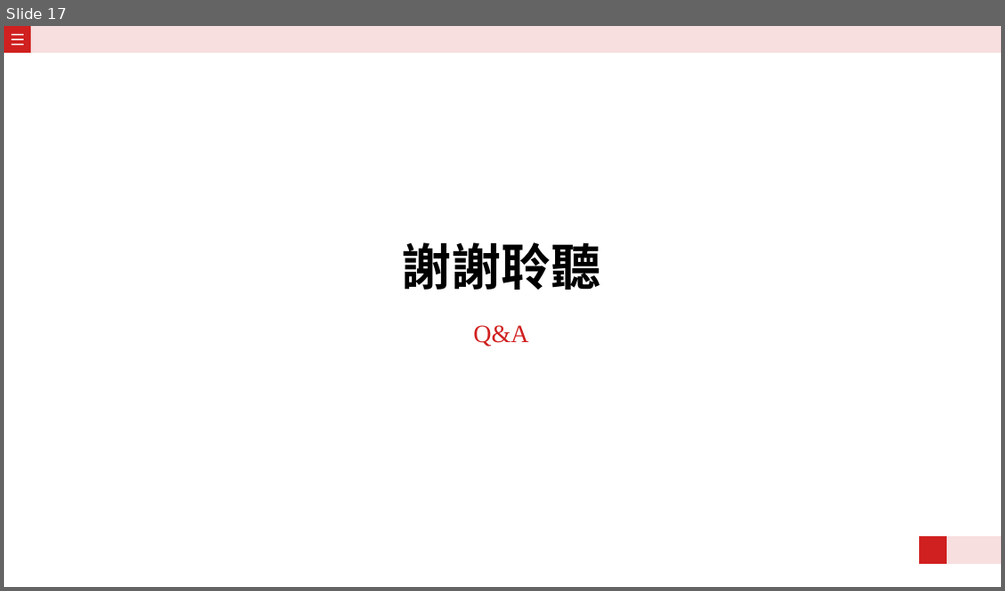
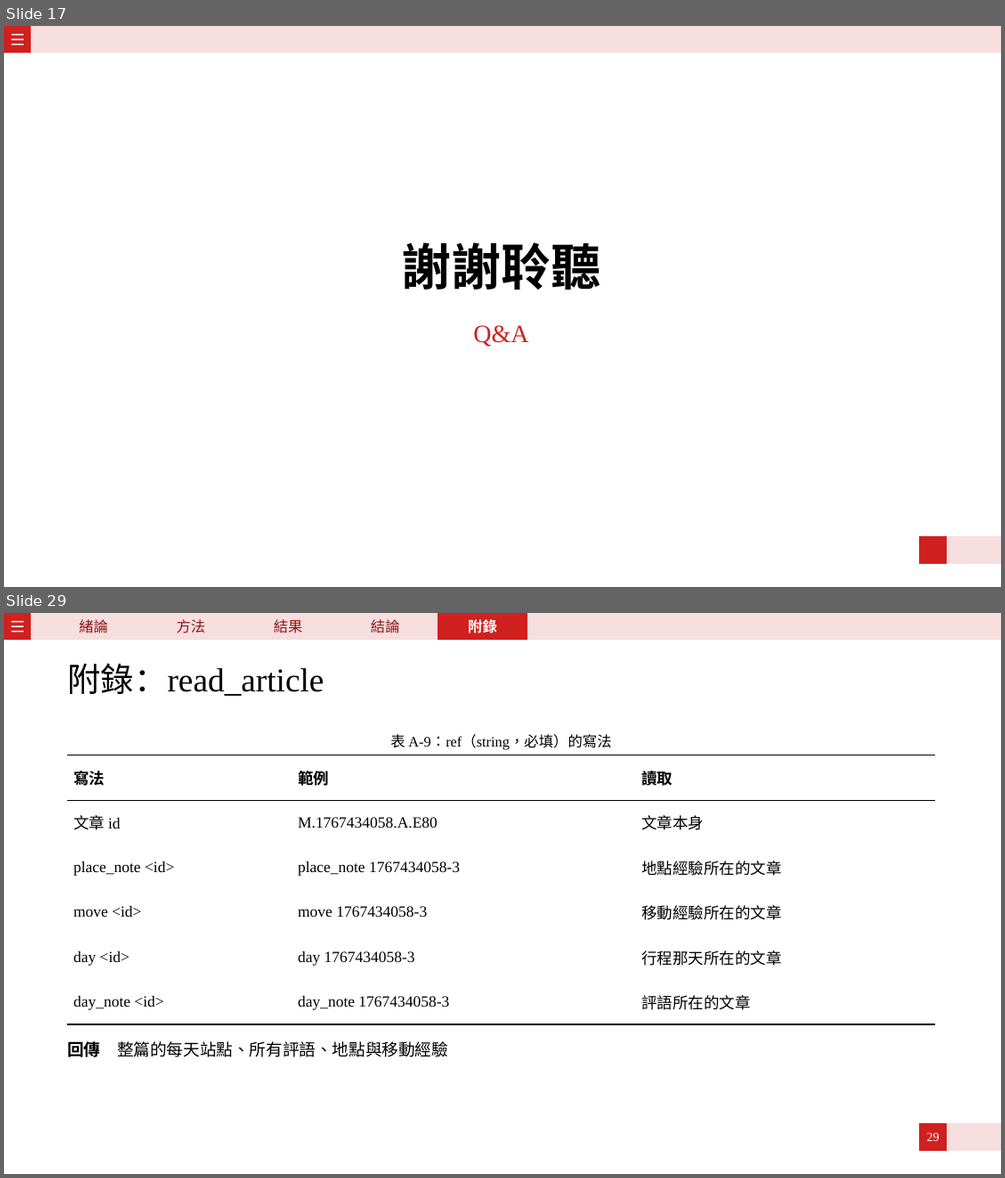
Before and after one commit to tso0216/ST-RAG, a slide deck: slide.pptx. Shown one above the other, each under a label of ours: slide 17 before the commit, slides 17 and 29 after it; the slides between them are not shown. The pictures are 1005x591 and 1005x1178 pixels, drawn with LibreOffice and Linux fonts; fonts in the diff are those of the drawing. Boxes give left, top, right and bottom in pixels: in the first picture for what was removed or moved away, otherwise in the second. Text is boxed around its words. In the diff, an @@ line names an element or a change of style, - is before the commit and + after.

```diff
--- a/slide.pptx
+++ b/slide.pptx
@@ slide 29 added at <box>4,613,1001,1174</box>, background #FFFFFF; not listed: 7 template elements that a slide beside it also shows @@
@@ text added at <box>79,619,108,633</box>, 14 pt, text #8C1515 @@
+緒論
@@ text added at <box>177,619,206,633</box>, 14 pt, text #8C1515 @@
+方法
@@ text added at <box>274,619,303,633</box>, 14 pt, text #8C1515 @@
+結果
@@ text added at <box>371,619,400,633</box>, 14 pt, text #8C1515 @@
+結論
@@ rectangle added at <box>437,613,527,640</box>, fill #D0201F, 14 pt, text #FFFFFF, bold @@
+附錄
@@ title added at <box>67,663,324,696</box>, 32 pt, text #000000 @@
+附錄：read_article
@@ text added at <box>390,734,611,750</box>, 14 pt, text #000000 @@
+表 A-9：ref（string，必填）的寫法
@@ table added at <box>67,755,935,1024</box>, 6 rows, 3 columns @@
+寫法 | 範例 | 讀取
+文章 id | M.1767434058.A.E80 | 文章本身
+place_note <id> | place_note 1767434058-3 | 地點經驗所在的文章
+move <id> | move 1767434058-3 | 移動經驗所在的文章
+day <id> | day 1767434058-3 | 行程那天所在的文章
+day_note <id> | day_note 1767434058-3 | 評語所在的文章
@@ text added at <box>67,1038,448,1061</box>, 16 pt, text #000000 @@
+回傳 整篇的每天站點、所有評語、地點與移動經驗
@@ page number added at <box>927,1132,939,1141</box>, 12 pt, text #FFFFFF @@
+29
```
Also in this commit, not shown: 13 other slides added, 19 other files.
